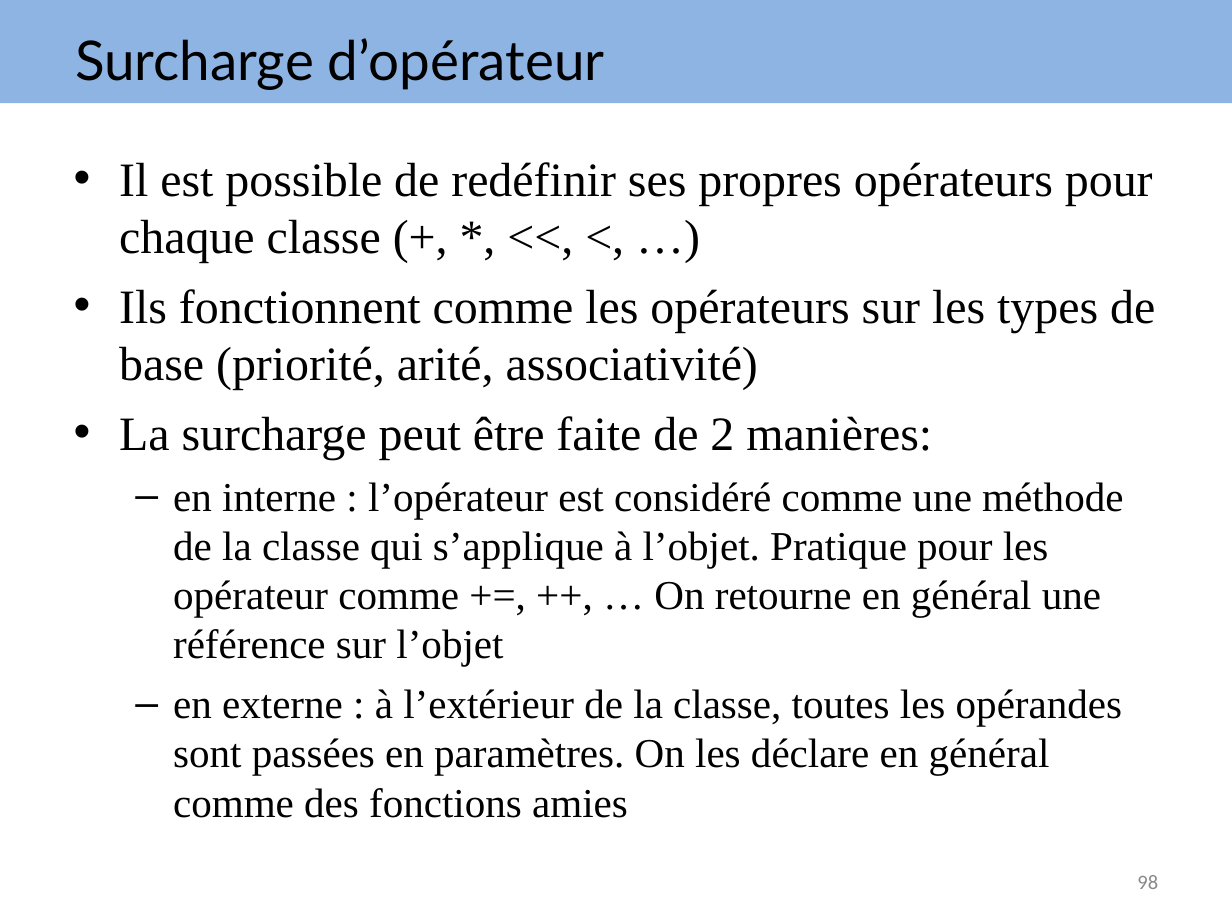
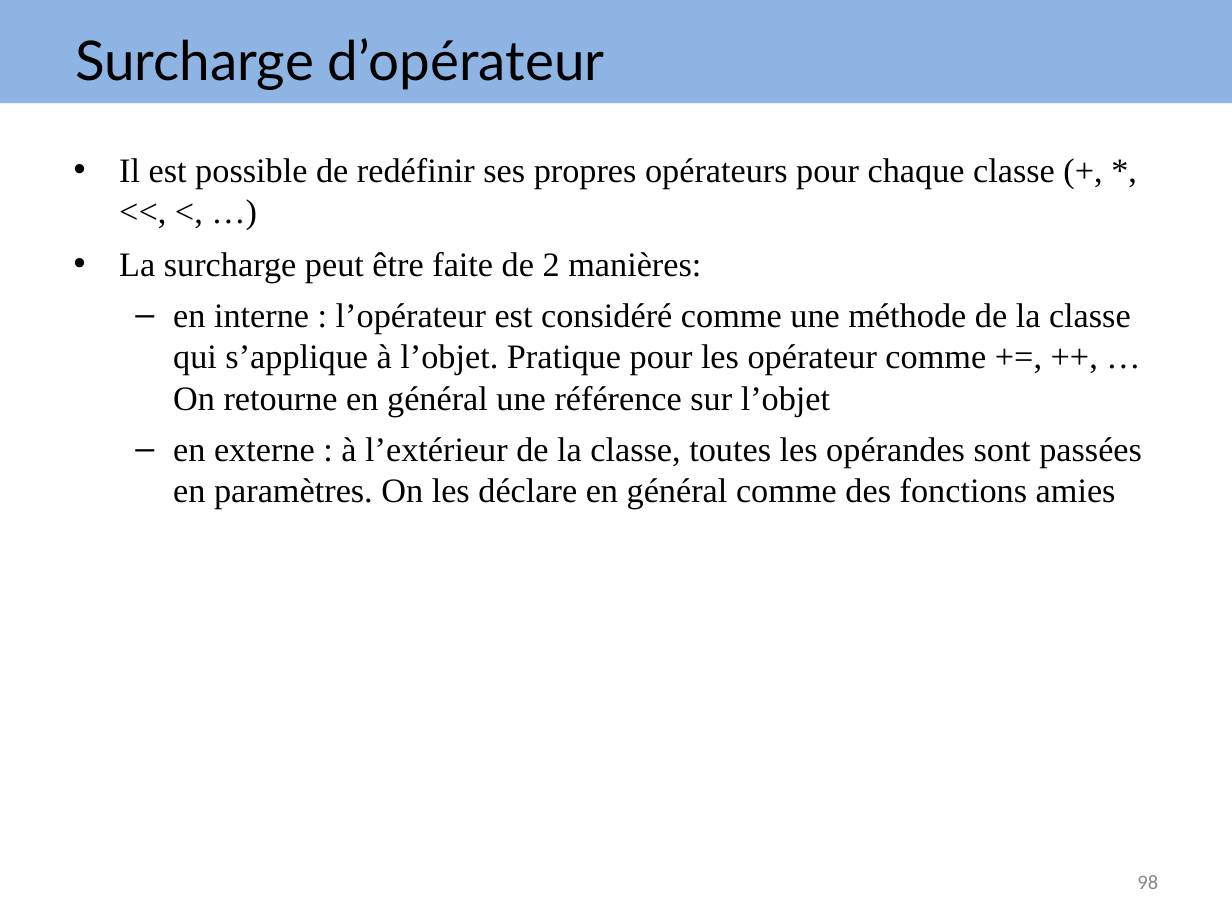
Before and after one commit to arnaudbirk/Formation-CPlusPlus, a slide deck: slide 98 of cours/Formation EVAFI C++.ppt. Drawn at 1232x924 pixels with LibreOffice and Linux fonts; fonts in the diff are those of the drawing. Boxes give left, top, right and bottom in pixels: in the first picture for what was removed or moved away, otherwise in the second. Text is boxed around its words. In the diff, an @@ line names an element or a change of style, - is before the commit and + after.

```diff
--- a/cours/Formation EVAFI C++.ppt
+++ b/cours/Formation EVAFI C++.ppt
@@ text "Il est possible de redéfinir ..." at (x1=119, y1=158, x2=1142, y2=509): size 28 to 20 pt in "Il est possible de redéfinir ses propres ...", "La surcharge peut être faite de 2 ..."; size 24 to 20 pt in "en interne : l’opérateur est considéré comme ...", "en externe : à l’extérieur de la ..." @@
@@ text at (x1=119, y1=289, x2=1155, y2=390): paragraph removed @@
-• Ils fonctionnent comme les opérateurs sur les types de base (priorité, arité, associativité)
```
Also in this commit, not shown: 4 other slides changed, 3 other files.
